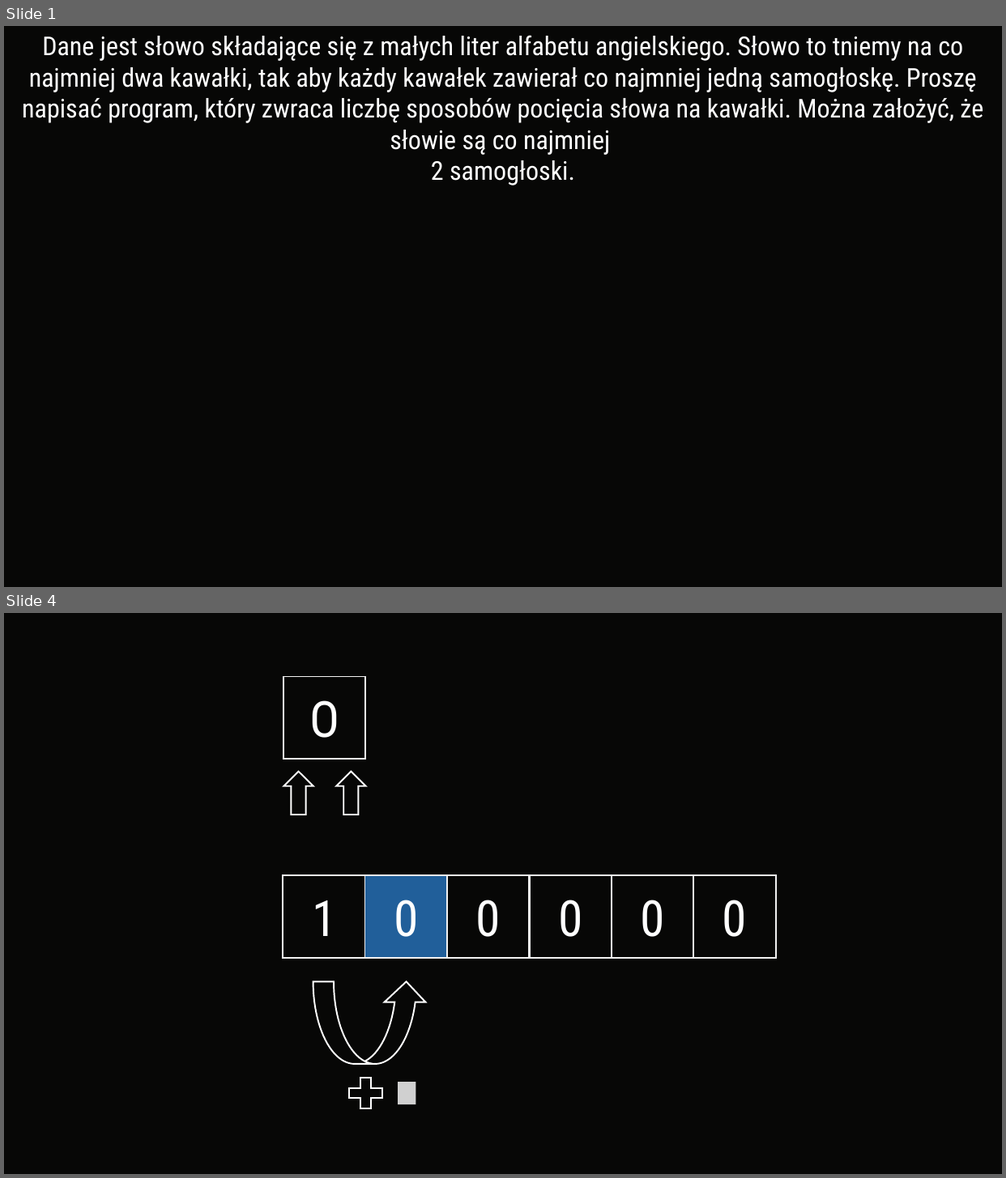
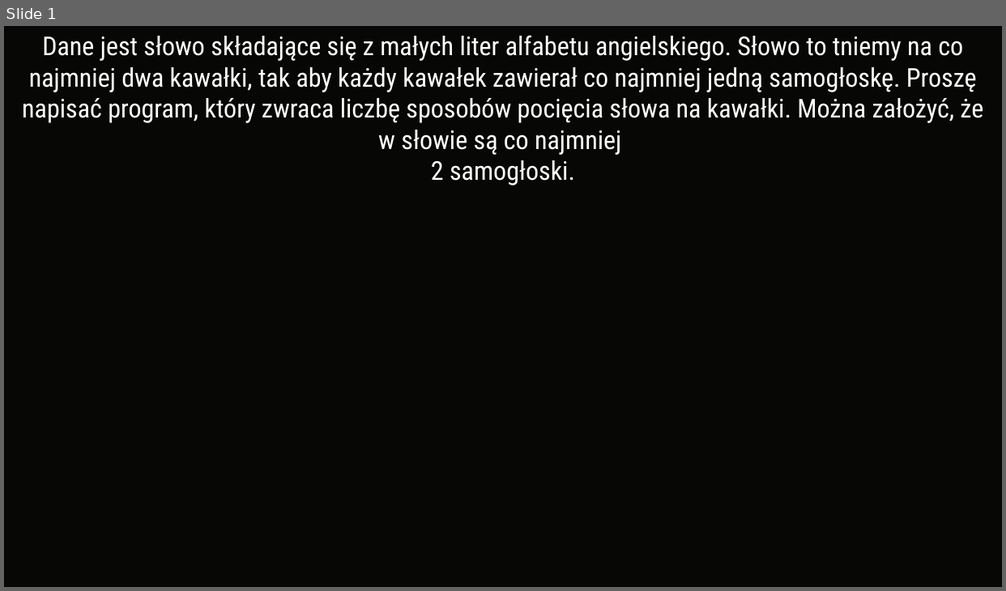
Before and after one commit to Grzeslaw115/ODI, a slide deck: 2023-24/Etap I/Prezentacje/zadanie3.pptx. Shown one above the other, each under a label of ours: slides 1 and 4 before the commit, slide 1 after it; the slides between them are not shown. The pictures are 1006x1178 and 1006x591 pixels, drawn with LibreOffice and Linux fonts; fonts in the diff are those of the drawing; grey boxes stand for pictures. Boxes give left, top, right and bottom in pixels: in the first picture for what was removed or moved away, otherwise in the second. Text is boxed around its words. In the diff, an @@ line names an element or a change of style, - is before the commit and + after.

```diff
--- a/2023-24/Etap I/Prezentacje/zadanie3.pptx
+++ b/2023-24/Etap I/Prezentacje/zadanie3.pptx
@@ slide 4 removed at (x1=4, y1=613, x2=1002, y2=1174), background #070706 @@
@@ rectangle removed at (x1=283, y1=677, x2=365, y2=759) @@
@@ text removed at (x1=309, y1=700, x2=339, y2=738) @@
-O
@@ up arrow removed at (x1=284, y1=772, x2=313, y2=815) @@
@@ up arrow removed at (x1=336, y1=772, x2=365, y2=815) @@
@@ rectangle removed at (x1=283, y1=875, x2=365, y2=958) @@
@@ rectangle removed at (x1=364, y1=875, x2=447, y2=958) @@
@@ rectangle removed at (x1=447, y1=875, x2=530, y2=958) @@
@@ rectangle removed at (x1=530, y1=875, x2=612, y2=958) @@
@@ rectangle removed at (x1=612, y1=875, x2=693, y2=958) @@
@@ rectangle removed at (x1=693, y1=875, x2=776, y2=958) @@
@@ text removed at (x1=312, y1=901, x2=336, y2=936) @@
-1
@@ text removed at (x1=394, y1=900, x2=418, y2=937) @@
-0
@@ text removed at (x1=476, y1=900, x2=501, y2=937) @@
-0
@@ text removed at (x1=558, y1=900, x2=582, y2=937) @@
-0
@@ text removed at (x1=640, y1=900, x2=664, y2=937) @@
-0
@@ text removed at (x1=722, y1=900, x2=746, y2=937) @@
-0
@@ curved up arrow removed at (x1=313, y1=982, x2=427, y2=1064) @@
@@ plus sign removed at (x1=344, y1=1072, x2=388, y2=1115) @@
@@ picture removed at (x1=398, y1=1082, x2=415, y2=1105) @@
@@ slide 1 changed as well @@
@@ text at (x1=22, y1=35, x2=983, y2=155): text changed @@
-Dane jest słowo składające się z małych liter alfabetu angielskiego. Słowo to tniemy na co najmniej dwa kawałki, tak aby każdy kawałek zawierał co najmniej jedną samogłoskę. Proszę napisać program, który zwraca liczbę sposobów pocięcia słowa na kawałki. Można założyć, że słowie są co najmniej
+Dane jest słowo składające się z małych liter alfabetu angielskiego. Słowo to tniemy na co najmniej dwa kawałki, tak aby każdy kawałek zawierał co najmniej jedną samogłoskę. Proszę napisać program, który zwraca liczbę sposobów pocięcia słowa na kawałki. Można założyć, że w słowie są co najmniej
```
Also in this commit, not shown: 8 other slides changed, 14 slides added, 22 other slides removed, 8 other files.
